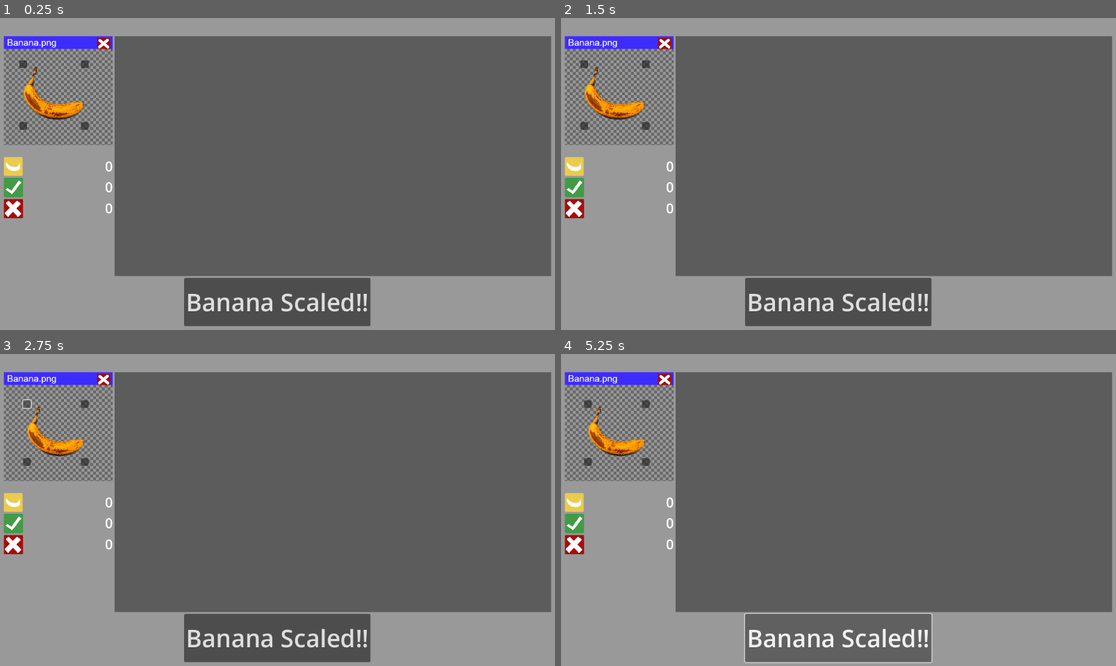
Above: before the commit, frames 1-4 (two rows, left to right).
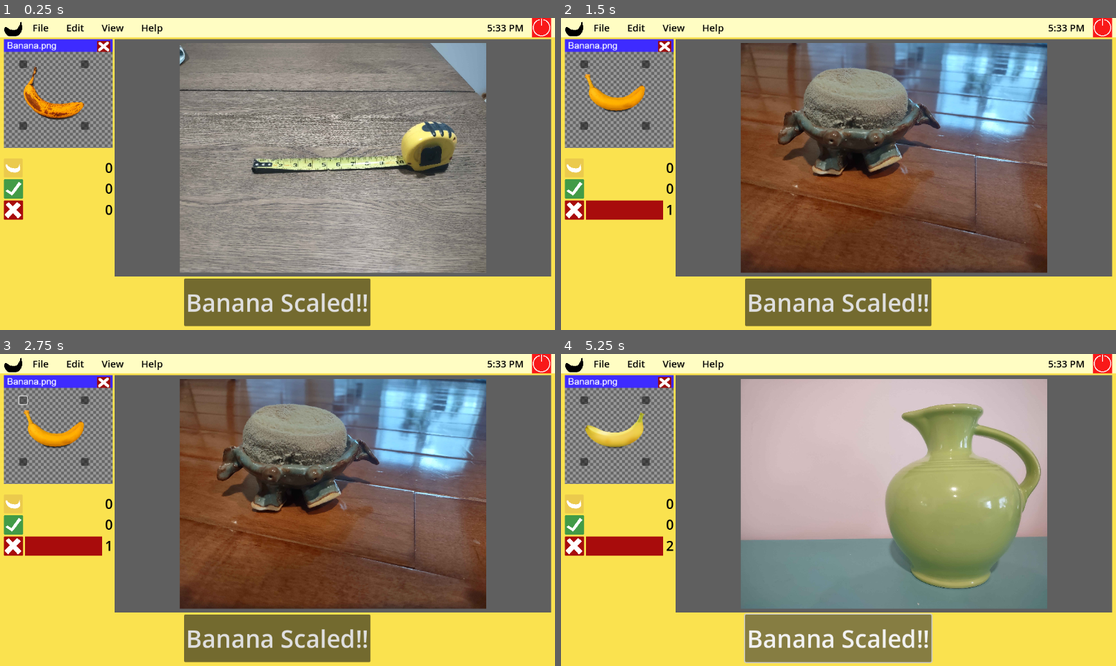
Above: after the commit, the same moments.

Repository: Just-a-Bee/banana_for_scale
Game: Godot game, scene res://main/game.tscn
Same seed, same stepped clock (60 frames per second), same inputs: the game is played once before the commit and once after it.
Inputs (mouse positions are in pixels of both pictures, inside the frame that each line leads up to; where the layout moved, square brackets give the same spot in the first picture):
- Up to frame 1 (0.25 s): no input
- Up to frame 2 (1.5 s): click "Banana Scaled!!" at 0.5 s; click (616, 96) at 1.25 s
- Up to frame 3 (2.75 s): click (22, 400) at 2 s
- Up to frame 4 (5.25 s): click (644, 400) [644, 403] at 2.75 s; click (644, 463) at 3.5 s; click (583, 463) [588, 463] at 4.25 s; click "Banana Scaled!!" at 5 s

The runs differ from the first frame. In frame 1, 75% of the frame differs, in the area x 0-100%, y 0-100%; in frame 2, 74%; in frame 3, 74%; in frame 4, 78%.
Error before the commit: Parse Error: Preload file "res://banana.tscn" does not exist. (res://main/game.gd:9)

Commit message:
Redid game ui to look prettier added aduio dialogue events to "event_queue" - previously picture_queue when a dialogue event is reached, the dialogue is played and the next event is called

Diff:
--- a/main/game.gd
+++ b/main/game.gd
@@ -6,37 +6,58 @@
 const BANANA_START_POS = Vector2(48,96)
 
 var current_picture:Picture = null
-var banana_packed = preload("res://banana.tscn")
+var banana_packed = preload("res://banana/banana.tscn")
 
-@onready var picture_rect = $GamePanel/MarginContainer/VBoxContainer/HBoxContainer/PicturePanel/MarginContainer/PictureRect
-@onready var banana = $Banana
+@onready var picture_rect = $GamePanel/VBoxContainer/MarginContainer/VBoxContainer/HBoxContainer/PicturePanel/MarginContainer/PictureRect
+var banana:Banana
 
-@onready var picture_array:Array[Picture] = [
-	Pictures.final_picture,
+@onready var event_array:Array = [
+	preload("res://assets/audio/voice/tutorial.ogg"),
 	Pictures.tutorial_picture,
 	Pictures.get_picture(),
 	Pictures.get_picture(),
 	Pictures.get_picture(),
+	"bad_banana",
 	Pictures.get_picture(),
 	Pictures.get_picture(),
-
+	preload("res://assets/audio/voice/going_under.ogg"),
+	Pictures.final_picture,
 ]
 
 func _ready():
-	next_picture()
+	banana = banana_packed.instantiate()
+	add_child(banana)
+	banana.move(BANANA_START_POS)
+	next_event()
 
 # Function to display the next picture for banana scaling
-func next_picture():
-	current_picture = picture_array.pop_front()
-	picture_rect.texture = current_picture.texture
+func next_event():
+	if event_array.size() == 0:
+		return
+	var event = event_array.pop_front()
+	if event is AudioStream:
+		$Dialogue.stream = event
+		$Dialogue.play()
+		next_event()
+	elif event is Picture:
+		current_picture = event
+		picture_rect.texture = current_picture.texture
+
+	elif event == "bad_banana":
+		pass
 
 func _on_button_button_up():
 	score_banana()
-	next_picture()
-	banana.queue_free()
+	next_event()
+	spawn_banana()
+
+
+func spawn_banana():
+	if banana:
+		banana.queue_free()
 	banana = banana_packed.instantiate()
-	banana.position = BANANA_START_POS
 	add_child(banana)
+	banana.move(BANANA_START_POS)
 
 func score_banana():
 	print(banana.get_banana_size())
--- a/main/game.tscn
+++ b/main/game.tscn
@@ -1,14 +1,22 @@
-[gd_scene load_steps=13 format=3 uid="uid://chfq7u8brt5jy"]
-
-[ext_resource type="Texture2D" uid="uid://3xo2scl20lnf" path="res://assets/ui/banana_bg.png" id="1_63ykv"]
-[ext_resource type="Script" path="res://main/game.gd" id="1_slv2d"]
-[ext_resource type="PackedScene" uid="uid://ctqssw563fls0" path="res://banana/banana.tscn" id="2_ijnkj"]
-[ext_resource type="Script" path="res://ui/bar_graph.gd" id="3_u2not"]
-[ext_resource type="Texture2D" uid="uid://dyj1uybkuaxvy" path="res://assets/ui/icons/banana_icon.png" id="4_vuuwc"]
-[ext_resource type="Texture2D" uid="uid://cxgfy1pk2qnxl" path="res://assets/ui/icons/check_icon.png" id="5_516ek"]
-[ext_resource type="Texture2D" uid="uid://cmhwksjnucue8" path="res://assets/ui/icons/x_icon.png" id="6_d2mj8"]
+[gd_scene load_steps=16 format=3 uid="uid://chfq7u8brt5jy"]
+
+[ext_resource type="Script" path="res://main/game.gd" id="1_a6xjo"]
+[ext_resource type="Texture2D" uid="uid://3xo2scl20lnf" path="res://assets/ui/banana_bg.png" id="2_3kupl"]
+[ext_resource type="Texture2D" uid="uid://blom1m8idbvos" path="res://assets/ui/banana_logo.png" id="2_uavgk"]
+[ext_resource type="Script" path="res://ui/bar_graph.gd" id="3_ctc7k"]
+[ext_resource type="Texture2D" uid="uid://5gn0cquoy1ek" path="res://assets/ui/power_logo.png" id="3_vm7rl"]
+[ext_resource type="Texture2D" uid="uid://dyj1uybkuaxvy" path="res://assets/ui/icons/banana_icon.png" id="4_t413w"]
+[ext_resource type="Texture2D" uid="uid://cxgfy1pk2qnxl" path="res://assets/ui/icons/check_icon.png" id="5_w6egs"]
+[ext_resource type="Texture2D" uid="uid://cmhwksjnucue8" path="res://assets/ui/icons/x_icon.png" id="6_scer8"]
 
 [sub_resource type="StyleBoxFlat" id="StyleBoxFlat_d3fp0"]
+bg_color = Color(0.980392, 0.886275, 0.309804, 1)
+
+[sub_resource type="StyleBoxFlat" id="StyleBoxFlat_p71f1"]
+bg_color = Color(1, 0.992157, 0.764706, 1)
+
+[sub_resource type="StyleBoxLine" id="StyleBoxLine_ggkvo"]
+color = Color(0, 0, 0, 0)
 
 [sub_resource type="StyleBoxFlat" id="StyleBoxFlat_yudxl"]
 bg_color = Color(0.921569, 0.792157, 0.301961, 1)
@@ -20,12 +28,12 @@
 bg_color = Color(0.658824, 0.0470588, 0.0470588, 1)
 
 [sub_resource type="StyleBoxFlat" id="StyleBoxFlat_mhasl"]
-bg_color = Color(0.360784, 0.360784, 0.360784, 1)
+bg_color = Color(0.372549, 0.372549, 0.372549, 1)
 
 [node name="Game" type="Control"]
 layout_mode = 3
 anchors_preset = 0
-script = ExtResource("1_slv2d")
+script = ExtResource("1_a6xjo")
 
 [node name="GamePanel" type="PanelContainer" parent="."]
 layout_mode = 0
@@ -33,133 +41,180 @@
 offset_bottom = 648.0
 theme_override_styles/panel = SubResource("StyleBoxFlat_d3fp0")
 
-[node name="MarginContainer" type="MarginContainer" parent="GamePanel"]
-layout_mode = 2
+[node name="VBoxContainer" type="VBoxContainer" parent="GamePanel"]
+layout_mode = 2
+
+[node name="TopBar" type="PanelContainer" parent="GamePanel/VBoxContainer"]
+custom_minimum_size = Vector2(0, 40)
+layout_mode = 2
+theme_override_styles/panel = SubResource("StyleBoxFlat_p71f1")
+
+[node name="HBoxContainer" type="HBoxContainer" parent="GamePanel/VBoxContainer/TopBar"]
+layout_mode = 2
+
+[node name="VSeparator3" type="VSeparator" parent="GamePanel/VBoxContainer/TopBar/HBoxContainer"]
+layout_mode = 2
+theme_override_styles/separator = SubResource("StyleBoxLine_ggkvo")
+
+[node name="TextureRect" type="TextureRect" parent="GamePanel/VBoxContainer/TopBar/HBoxContainer"]
+custom_minimum_size = Vector2(0, 40)
+layout_mode = 2
+size_flags_horizontal = 0
+size_flags_vertical = 4
+texture = ExtResource("2_uavgk")
+expand_mode = 2
+
+[node name="Label" type="Label" parent="GamePanel/VBoxContainer/TopBar/HBoxContainer"]
+layout_mode = 2
+theme_override_colors/font_color = Color(0, 0, 0, 1)
+theme_override_font_sizes/font_size = 20
+text = "   File       Edit       View       Help"
+
+[node name="Label2" type="Label" parent="GamePanel/VBoxContainer/TopBar/HBoxContainer"]
+layout_mode = 2
+size_flags_horizontal = 10
+theme_override_colors/font_color = Color(0, 0, 0, 1)
+theme_override_font_sizes/font_size = 20
+text = "5:33 PM "
+horizontal_alignment = 2
+
+[node name="VSeparator4" type="VSeparator" parent="GamePanel/VBoxContainer/TopBar/HBoxContainer"]
+layout_mode = 2
+theme_override_styles/separator = SubResource("StyleBoxLine_ggkvo")
+
+[node name="TextureRect2" type="TextureRect" parent="GamePanel/VBoxContainer/TopBar/HBoxContainer"]
+custom_minimum_size = Vector2(0, 40)
+layout_mode = 2
+size_flags_horizontal = 0
+size_flags_vertical = 4
+texture = ExtResource("3_vm7rl")
+expand_mode = 2
+
+[node name="VSeparator5" type="VSeparator" parent="GamePanel/VBoxContainer/TopBar/HBoxContainer"]
+layout_mode = 2
+theme_override_styles/separator = SubResource("StyleBoxLine_ggkvo")
+
+[node name="MarginContainer" type="MarginContainer" parent="GamePanel/VBoxContainer"]
+layout_mode = 2
+size_flags_vertical = 3
 theme_override_constants/margin_left = 8
 theme_override_constants/margin_right = 8
 theme_override_constants/margin_bottom = 8
 
-[node name="VBoxContainer" type="VBoxContainer" parent="GamePanel/MarginContainer"]
-layout_mode = 2
-
-[node name="TopBar" type="HBoxContainer" parent="GamePanel/MarginContainer/VBoxContainer"]
-layout_mode = 2
-size_flags_vertical = 3
-size_flags_stretch_ratio = 0.07
-
-[node name="HBoxContainer" type="HBoxContainer" parent="GamePanel/MarginContainer/VBoxContainer"]
-layout_mode = 2
-size_flags_vertical = 3
-
-[node name="SideBar" type="VBoxContainer" parent="GamePanel/MarginContainer/VBoxContainer/HBoxContainer"]
+[node name="VBoxContainer" type="VBoxContainer" parent="GamePanel/VBoxContainer/MarginContainer"]
+layout_mode = 2
+
+[node name="HBoxContainer" type="HBoxContainer" parent="GamePanel/VBoxContainer/MarginContainer/VBoxContainer"]
+layout_mode = 2
+size_flags_vertical = 3
+
+[node name="SideBar" type="VBoxContainer" parent="GamePanel/VBoxContainer/MarginContainer/VBoxContainer/HBoxContainer"]
 layout_mode = 2
 size_flags_horizontal = 3
 size_flags_stretch_ratio = 0.25
 
-[node name="BananaBG" type="TextureRect" parent="GamePanel/MarginContainer/VBoxContainer/HBoxContainer/SideBar"]
-layout_mode = 2
-size_flags_vertical = 3
-texture = ExtResource("1_63ykv")
+[node name="BananaBG" type="TextureRect" parent="GamePanel/VBoxContainer/MarginContainer/VBoxContainer/HBoxContainer/SideBar"]
+layout_mode = 2
+size_flags_vertical = 3
+texture = ExtResource("2_3kupl")
 expand_mode = 1
 stretch_mode = 4
 
-[node name="BarGraph" type="VBoxContainer" parent="GamePanel/MarginContainer/VBoxContainer/HBoxContainer/SideBar"]
-layout_mode = 2
-size_flags_vertical = 3
-script = ExtResource("3_u2not")
-
-[node name="Perfect" type="HBoxContainer" parent="GamePanel/MarginContainer/VBoxContainer/HBoxContainer/SideBar/BarGraph"]
-layout_mode = 2
-
-[node name="Icon" type="TextureRect" parent="GamePanel/MarginContainer/VBoxContainer/HBoxContainer/SideBar/BarGraph/Perfect"]
-layout_mode = 2
-texture = ExtResource("4_vuuwc")
-expand_mode = 2
-
-[node name="Bar" type="Panel" parent="GamePanel/MarginContainer/VBoxContainer/HBoxContainer/SideBar/BarGraph/Perfect"]
+[node name="BarGraph" type="VBoxContainer" parent="GamePanel/VBoxContainer/MarginContainer/VBoxContainer/HBoxContainer/SideBar"]
+layout_mode = 2
+size_flags_vertical = 3
+script = ExtResource("3_ctc7k")
+
+[node name="Perfect" type="HBoxContainer" parent="GamePanel/VBoxContainer/MarginContainer/VBoxContainer/HBoxContainer/SideBar/BarGraph"]
+layout_mode = 2
+
+[node name="Icon" type="TextureRect" parent="GamePanel/VBoxContainer/MarginContainer/VBoxContainer/HBoxContainer/SideBar/BarGraph/Perfect"]
+layout_mode = 2
+texture = ExtResource("4_t413w")
+expand_mode = 2
+
+[node name="Bar" type="Panel" parent="GamePanel/VBoxContainer/MarginContainer/VBoxContainer/HBoxContainer/SideBar/BarGraph/Perfect"]
 layout_mode = 2
 theme_override_styles/panel = SubResource("StyleBoxFlat_yudxl")
 
-[node name="Count" type="Label" parent="GamePanel/MarginContainer/VBoxContainer/HBoxContainer/SideBar/BarGraph/Perfect"]
-layout_mode = 2
-size_flags_horizontal = 3
+[node name="Count" type="Label" parent="GamePanel/VBoxContainer/MarginContainer/VBoxContainer/HBoxContainer/SideBar/BarGraph/Perfect"]
+layout_mode = 2
+size_flags_horizontal = 3
+theme_override_colors/font_color = Color(0, 0, 0, 1)
 theme_override_font_sizes/font_size = 28
 text = "0"
 horizontal_alignment = 2
 
-[node name="Good" type="HBoxContainer" parent="GamePanel/MarginContainer/VBoxContainer/HBoxContainer/SideBar/BarGraph"]
-layout_mode = 2
-
-[node name="Icon" type="TextureRect" parent="GamePanel/MarginContainer/VBoxContainer/HBoxContainer/SideBar/BarGraph/Good"]
-layout_mode = 2
-texture = ExtResource("5_516ek")
-expand_mode = 2
-
-[node name="Bar" type="Panel" parent="GamePanel/MarginContainer/VBoxContainer/HBoxContainer/SideBar/BarGraph/Good"]
+[node name="Good" type="HBoxContainer" parent="GamePanel/VBoxContainer/MarginContainer/VBoxContainer/HBoxContainer/SideBar/BarGraph"]
+layout_mode = 2
+
+[node name="Icon" type="TextureRect" parent="GamePanel/VBoxContainer/MarginContainer/VBoxContainer/HBoxContainer/SideBar/BarGraph/Good"]
+layout_mode = 2
+texture = ExtResource("5_w6egs")
+expand_mode = 2
+
+[node name="Bar" type="Panel" parent="GamePanel/VBoxContainer/MarginContainer/VBoxContainer/HBoxContainer/SideBar/BarGraph/Good"]
 custom_minimum_size = Vector2(0, 40)
 layout_mode = 2
 theme_override_styles/panel = SubResource("StyleBoxFlat_kqgly")
 
-[node name="Count" type="Label" parent="GamePanel/MarginContainer/VBoxContainer/HBoxContainer/SideBar/BarGraph/Good"]
-layout_mode = 2
-size_flags_horizontal = 3
+[node name="Count" type="Label" parent="GamePanel/VBoxContainer/MarginContainer/VBoxContainer/HBoxContainer/SideBar/BarGraph/Good"]
+layout_mode = 2
+size_flags_horizontal = 3
+theme_override_colors/font_color = Color(0, 0, 0, 1)
 theme_override_font_sizes/font_size = 28
 text = "0"
 horizontal_alignment = 2
 
-[node name="Bad" type="HBoxContainer" parent="GamePanel/MarginContainer/VBoxContainer/HBoxContainer/SideBar/BarGraph"]
-layout_mode = 2
-
-[node name="Icon" type="TextureRect" parent="GamePanel/MarginContainer/VBoxContainer/HBoxContainer/SideBar/BarGraph/Bad"]
-layout_mode = 2
-texture = ExtResource("6_d2mj8")
-expand_mode = 2
-
-[node name="Bar" type="Panel" parent="GamePanel/MarginContainer/VBoxContainer/HBoxContainer/SideBar/BarGraph/Bad"]
+[node name="Bad" type="HBoxContainer" parent="GamePanel/VBoxContainer/MarginContainer/VBoxContainer/HBoxContainer/SideBar/BarGraph"]
+layout_mode = 2
+
+[node name="Icon" type="TextureRect" parent="GamePanel/VBoxContainer/MarginContainer/VBoxContainer/HBoxContainer/SideBar/BarGraph/Bad"]
+layout_mode = 2
+texture = ExtResource("6_scer8")
+expand_mode = 2
+
+[node name="Bar" type="Panel" parent="GamePanel/VBoxContainer/MarginContainer/VBoxContainer/HBoxContainer/SideBar/BarGraph/Bad"]
 custom_minimum_size = Vector2(0, 40)
 layout_mode = 2
 theme_override_styles/panel = SubResource("StyleBoxFlat_cojv1")
 
-[node name="Count" type="Label" parent="GamePanel/MarginContainer/VBoxContainer/HBoxContainer/SideBar/BarGraph/Bad"]
-layout_mode = 2
-size_flags_horizontal = 3
+[node name="Count" type="Label" parent="GamePanel/VBoxContainer/MarginContainer/VBoxContainer/HBoxContainer/SideBar/BarGraph/Bad"]
+layout_mode = 2
+size_flags_horizontal = 3
+theme_override_colors/font_color = Color(0, 0, 0, 1)
 theme_override_font_sizes/font_size = 28
 text = "0"
 horizontal_alignment = 2
 
-[node name="PicturePanel" type="PanelContainer" parent="GamePanel/MarginContainer/VBoxContainer/HBoxContainer"]
+[node name="PicturePanel" type="PanelContainer" parent="GamePanel/VBoxContainer/MarginContainer/VBoxContainer/HBoxContainer"]
 layout_mode = 2
 size_flags_horizontal = 3
 theme_override_styles/panel = SubResource("StyleBoxFlat_mhasl")
 
-[node name="MarginContainer" type="MarginContainer" parent="GamePanel/MarginContainer/VBoxContainer/HBoxContainer/PicturePanel"]
+[node name="MarginContainer" type="MarginContainer" parent="GamePanel/VBoxContainer/MarginContainer/VBoxContainer/HBoxContainer/PicturePanel"]
 layout_mode = 2
 theme_override_constants/margin_left = 8
 theme_override_constants/margin_top = 8
 theme_override_constants/margin_right = 8
 theme_override_constants/margin_bottom = 8
 
-[node name="PictureRect" type="TextureRect" parent="GamePanel/MarginContainer/VBoxContainer/HBoxContainer/PicturePanel/MarginContainer"]
+[node name="PictureRect" type="TextureRect" parent="GamePanel/VBoxContainer/MarginContainer/VBoxContainer/HBoxContainer/PicturePanel/MarginContainer"]
 layout_mode = 2
 expand_mode = 1
 stretch_mode = 5
 
-[node name="BottomBar" type="HBoxContainer" parent="GamePanel/MarginContainer/VBoxContainer"]
+[node name="BottomBar" type="HBoxContainer" parent="GamePanel/VBoxContainer/MarginContainer/VBoxContainer"]
 layout_mode = 2
 size_flags_vertical = 3
 size_flags_stretch_ratio = 0.2
 alignment = 1
 
-[node name="Button" type="Button" parent="GamePanel/MarginContainer/VBoxContainer/BottomBar"]
+[node name="Button" type="Button" parent="GamePanel/VBoxContainer/MarginContainer/VBoxContainer/BottomBar"]
 layout_mode = 2
 theme_override_font_sizes/font_size = 50
 text = "Banana Scaled!!"
 
-[node name="Banana" parent="." instance=ExtResource("2_ijnkj")]
-layout_mode = 2
-offset_left = 48.0
-offset_top = 96.0
-offset_right = 176.0
-offset_bottom = 224.0
-
-[connection signal="button_up" from="GamePanel/MarginContainer/VBoxContainer/BottomBar/Button" to="." method="_on_button_button_up"]
+[node name="Dialogue" type="AudioStreamPlayer" parent="."]
+
+[connection signal="button_up" from="GamePanel/VBoxContainer/MarginContainer/VBoxContainer/BottomBar/Button" to="." method="_on_button_button_up"]
Not shown, added: assets/audio/voice/going_under.ogg.import
Not shown, added: assets/audio/voice/tutorial.ogg.import
Binary file added: assets/ui/banana_logo.png
Not shown, added: assets/ui/banana_logo.png.import
Binary file added: assets/ui/power_logo.png
Not shown, added: assets/ui/power_logo.png.import
Not shown, added: assets/audio/voice/going_under.ogg
Not shown, added: assets/audio/voice/tutorial.ogg
